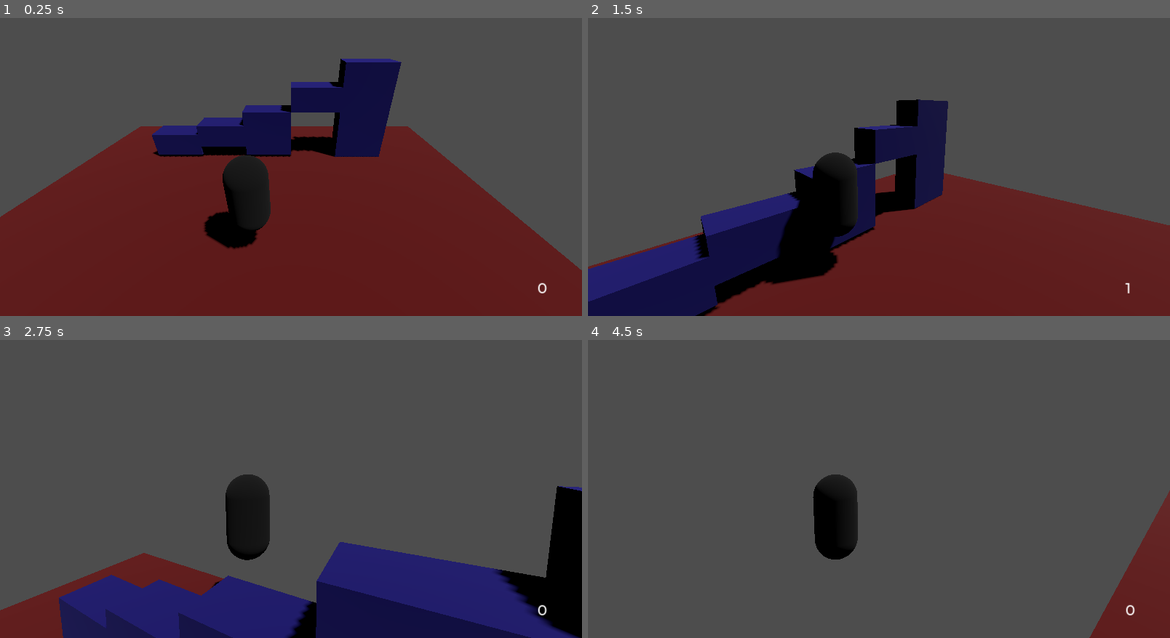
Above: before the commit, frames 1-4 (two rows, left to right).
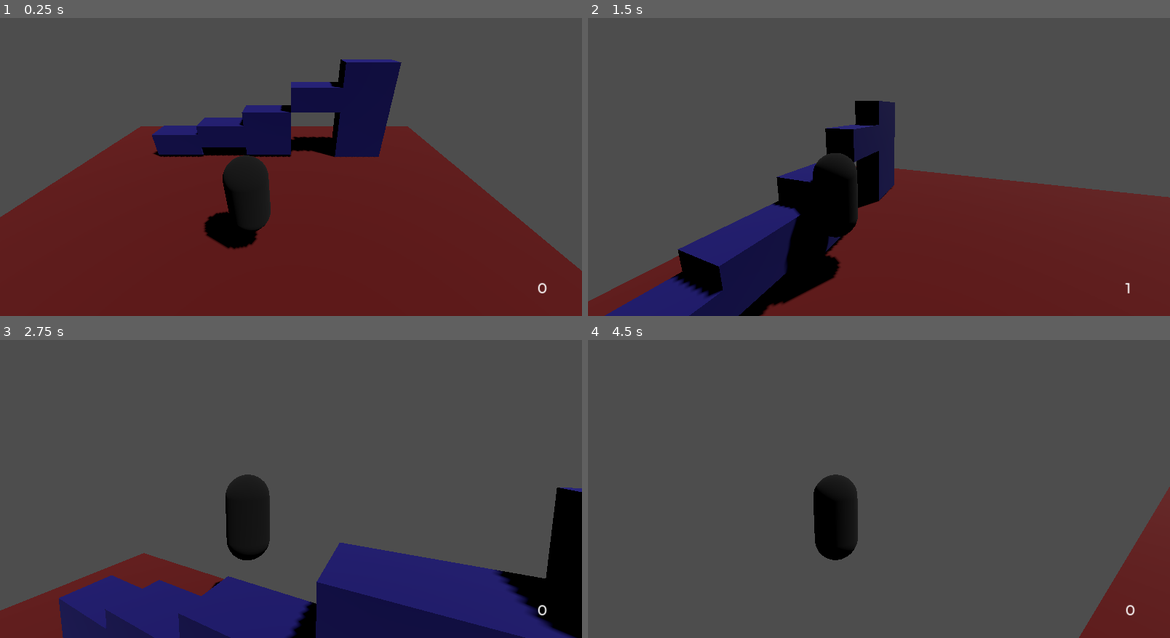
Above: after the commit, the same moments.

Repository: eatablekolas/Raticats
Game: Godot game, scene res://scenes/main.tscn
Two runs of this game, one before a commit and one after it. Both use one fixed random seed, a clock stepped at 60 frames per second and the inputs below. The engine's default icon, where the game draws it, is replaced by a stand-in: a white triangle on a blue panel in a dark square.
Inputs (mouse positions are in pixels of both pictures, inside the frame that each line leads up to):
- Up to frame 1 (0.25 s): no input
- Up to frame 2 (1.5 s): move the mouse to (849, 217) at 0.52 s; hold Space (jump) 0.53-1.28 s; hold W (move_forward) from 0.53 s (still down); click (849, 217) at 0.67 s; move the mouse to (919, 155) at 1.27 s; tap Space (jump) at 1.35 s
- Up to frame 3 (2.75 s): keep holding W (move_forward); tap Space (jump) at 1.52, 1.82 s; move the mouse to (244, 471) at 2.02 s; hold Space (jump) from 2.03 s (still down)
- Up to frame 4 (4.5 s): move the mouse to (884, 474) at 2.77 s; release W (move_forward) at 2.78 s; release Space (jump) at 2.78 s; hold A (move_left) 2.78-3.53 s; tap Space (jump) at 2.85, 3.02, 3.32, 4.35 s; click (884, 474) at 2.92 s; move the mouse to (855, 468) at 3.52 s; hold Space (jump) 3.53-4.28 s; hold W (move_forward) from 3.53 s (still down); tap Enter at 4.25 s; move the mouse to (908, 474) at 4.27 s

The runs differ from the first frame. In frame 1, 0.1% of the frame differs, in the area x 0-100%, y 13-85%; in frame 2, 17%, in the area x 0-100%, y 27-100%; in frame 3, 0.6%; in frame 4, 0.6%.

Commit message:
Refactored some code

Diff:
--- a/scenes/player.tscn
+++ b/scenes/player.tscn
@@ -35,16 +35,15 @@
 "": SubResource("AnimationLibrary_mtsxo")
 }
 
-[node name="Character" type="CharacterBody3D" parent="." node_paths=PackedStringArray("anim_player", "collider", "mesh", "ledge_controller", "cam_pivot")]
+[node name="Character" type="CharacterBody3D" parent="." node_paths=PackedStringArray("anim_player", "collider", "ledge_controller", "cam_pivot")]
 collision_layer = 2
 collision_mask = 5
 script = ExtResource("2_r6ko3")
 anim_path = "res://animations/player/"
 anim_player = NodePath("../AnimationPlayer")
 collider = NodePath("CharacterCollider")
-mesh = NodePath("CharacterCollider/CharacterMesh")
 ledge_controller = NodePath("CharacterCollider/CharacterMesh/LedgeRays")
-cam_pivot = NodePath("CharacterCollider/CameraPivot")
+cam_pivot = NodePath("CameraPivot")
 
 [node name="CharacterCollider" type="CollisionShape3D" parent="Character"]
 transform = Transform3D(1, 0, 0, 0, 1, 0, 0, 0, 1, 0, 1, 0)
@@ -110,8 +109,8 @@
 target_position = Vector3(0, 0, 1.5)
 collision_mask = 5
 
-[node name="CameraPivot" type="Marker3D" parent="Character/CharacterCollider" node_paths=PackedStringArray("cam", "spring_arm")]
-transform = Transform3D(1, 0, 0, 0, 0.866025, 0.5, 0, -0.5, 0.866025, 0, -0.00870514, 0.00217629)
+[node name="CameraPivot" type="Marker3D" parent="Character" node_paths=PackedStringArray("cam", "spring_arm")]
+transform = Transform3D(1, 0, 0, 0, 0.866025, 0.5, 0, -0.5, 0.866025, 0, 1, 0)
 script = ExtResource("3_7mt5t")
 cam = NodePath("SpringArm3D/Camera3D")
 spring_arm = NodePath("SpringArm3D")
@@ -120,13 +119,13 @@
 mouse_sensitivity = 0.01
 collision_multiplier = 0.95
 
-[node name="SpringArm3D" type="SpringArm3D" parent="Character/CharacterCollider/CameraPivot"]
+[node name="SpringArm3D" type="SpringArm3D" parent="Character/CameraPivot"]
 transform = Transform3D(1, 0, 0, 0, 1, 0, 0, 0, 1, 1, 1, 0)
 shape = SubResource("SphereShape3D_ejlmb")
 spring_length = 5.0
 margin = 0.1
 
-[node name="Camera3D" type="Camera3D" parent="Character/CharacterCollider/CameraPivot/SpringArm3D"]
+[node name="Camera3D" type="Camera3D" parent="Character/CameraPivot/SpringArm3D"]
 transform = Transform3D(1, 0, 0, 0, 1, 0, 0, 0, 1, 0, 0, 5)
 current = true
 
--- a/scripts/character.gd
+++ b/scripts/character.gd
@@ -3,7 +3,6 @@
 @export var anim_path: String
 @export var anim_player: AnimationPlayer
 @export var collider: CollisionShape3D
-@export var mesh: MeshInstance3D
 @export var ledge_controller: LedgeController
 @export var cam_pivot: Marker3D
 @export var speed = 5.0
@@ -12,11 +11,13 @@
 
 # Get the gravity from the project settings to be synced with RigidBody nodes.
 var gravity = ProjectSettings.get_setting("physics/3d/default_gravity")
+var default_pivot_pos: Vector3
 var default_collider_pos: Vector3
 var collider_offset: Vector3
 var target_position: Vector3
 
 func _ready():
+	default_pivot_pos = cam_pivot.position
 	default_collider_pos = collider.position
 	collider_offset = collider.global_position
 
@@ -24,7 +25,7 @@
 	if anim_player.is_playing():
 		return
 
-	# Add the gravity.
+	# Add the gravity. (or climb ledge)
 	if not is_on_floor():
 		if Input.is_action_pressed("jump"):
 			var ledge_height: int = ledge_controller.get_ledge_height()
@@ -35,9 +36,15 @@
 				if !FileAccess.file_exists(anim_path + anim_name + ".res"):
 					push_error("Animation '%s' doesn't exist!" % anim_name)
 
+				# Reset any left-over velocity
 				velocity = Vector3.ZERO
+
+				# Since the animation moves the collider, and not the character,
+				# it's necessary to temporarily focus the camera on the collider
+				cam_pivot.reparent(collider, false)
+				cam_pivot.position = default_pivot_pos - default_collider_pos
+
 				anim_player.play(anim_name)
-
 				return
 
 		velocity.y -= gravity * delta
@@ -51,15 +58,17 @@
 	var direction: Vector3 = (transform.basis * Vector3(input_dir.x, 0, input_dir.y)).normalized()
 	direction = direction.rotated(Vector3.UP, cam_pivot.rotation.y)
 
+	# Apparently Vector2.ZERO is equal to 'false' in boolean
 	if direction:
 		velocity.x = direction.x * speed
 		velocity.z = direction.z * speed
 
-		var target_rotation: float = (direction.signed_angle_to(Vector3.LEFT, Vector3.DOWN)) - (PI/2)
+		var target_rotation: float = (direction.signed_angle_to(Vector3.RIGHT, Vector3.DOWN)) - (PI/2)
 		if target_rotation > PI:
 			target_rotation -= 2 * PI
 
-		mesh.rotation.y = rotate_toward(mesh.rotation.y, target_rotation, rotate_speed)
+		# Rotate character towards where the player is moving
+		collider.rotation.y = rotate_toward(collider.rotation.y, target_rotation, rotate_speed)
 	else:
 		velocity.x = move_toward(velocity.x, 0, speed)
 		velocity.z = move_toward(velocity.z, 0, speed)
@@ -67,5 +76,11 @@
 	move_and_slide()
 
 func _on_animation_player_animation_finished(_anim_name):
+	# Switch up the positions to have the character in the desired place
+	# (dictated by the animation), and the collider back in the default position
 	position = collider.global_position - collider_offset
 	collider.position = default_collider_pos
+
+	# Re-focus the camera on the character
+	cam_pivot.reparent(self, false)
+	cam_pivot.position = default_pivot_pos
--- a/scripts/ledge_controller.gd
+++ b/scripts/ledge_controller.gd
@@ -40,5 +40,6 @@
 
 	return max_height
 
+# For testing purposes - should remove later
 func _process(_delta):
 	test_label.text = str(get_ledge_height())
